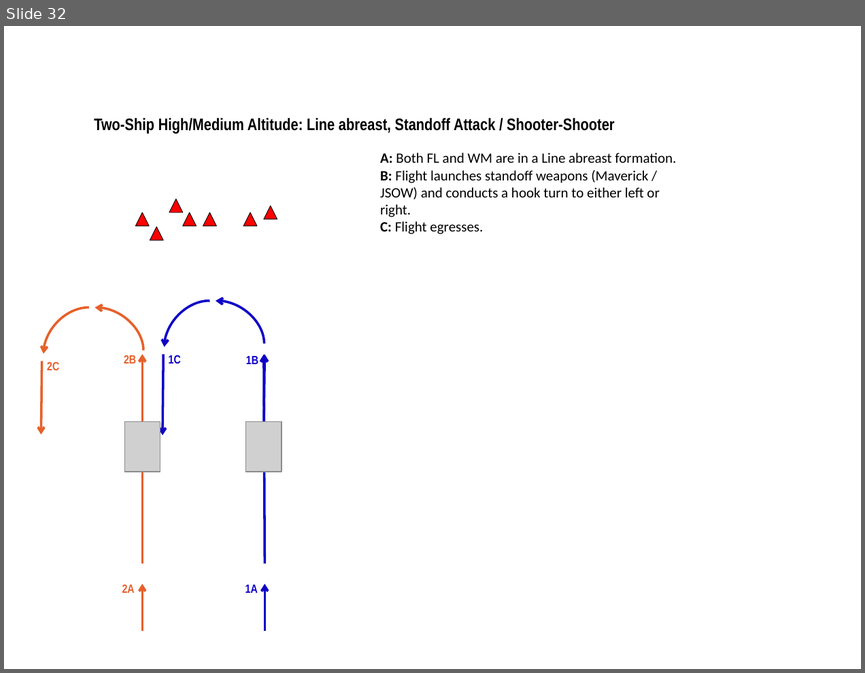
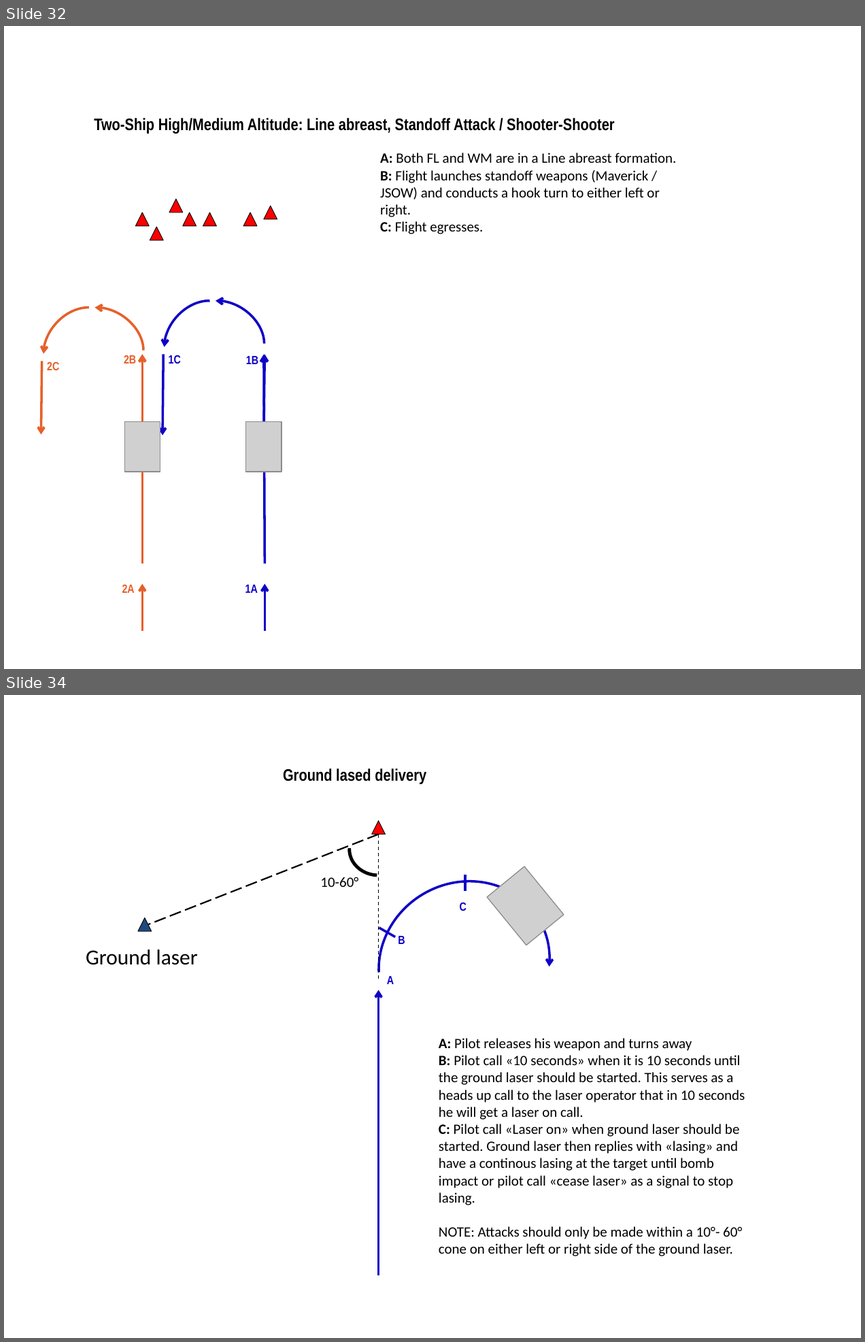
Before and after one commit to 132nd-vWing/132-TRP-388, a slide deck: Surface Attack Tactics/SAT Graphics.pptx. Shown one above the other, each under a label of ours: slide 32 before the commit, slides 32 and 34 after it; the slides between them are not shown. The pictures are 865x673 and 865x1342 pixels, drawn with LibreOffice and Linux fonts; fonts in the diff are those of the drawing; grey boxes stand for pictures; background and template pictures are left out. Boxes give left, top, right and bottom in pixels: in the first picture for what was removed or moved away, otherwise in the second. Text is boxed around its words. In the diff, an @@ line names an element or a change of style, - is before the commit and + after.

Commit message:
chg: Added ground lased graphics

```diff
--- a/Surface Attack Tactics/SAT Graphics.pptx
+++ b/Surface Attack Tactics/SAT Graphics.pptx
@@ slide 34 added at (4, 695, 861, 1338), background #FFFFFF @@
@@ text added at (283, 768, 426, 784), 14 pt, text #000000, bold @@
+Ground lased delivery
@@ line added from (379, 834) to (148, 925), #000000 1.25 pt dashed @@
@@ arc (boxed as its full ellipse) added at (348, 822, 408, 877), outline #000000 2.75 pt @@
@@ triangle added at (372, 821, 385, 834), fill #FF0000, outline #000000 0.5 pt @@
@@ line added from (379, 834) to (379, 981), #000000 0.75 pt dashed @@
@@ arc (boxed as its full ellipse) added at (348, 849, 581, 1078), outline #0F01C7 2 pt @@
@@ text added at (320, 877, 358, 887), 12 pt, text #000000 @@
+10-60°
@@ line added from (465, 890) to (465, 875), #0F01C7 2 pt @@
@@ picture added at (487, 867, 564, 946) @@
@@ triangle added at (138, 918, 152, 932), fill #1F497D, outline #000000 0.5 pt @@
@@ text added at (460, 902, 466, 911), 10 pt, text #0F01C7, bold @@
+C
@@ line added from (396, 936) to (379, 927), #0F01C7 2 pt @@
@@ text added at (398, 936, 405, 944), 10 pt, text #0F01C7, bold @@
+B
@@ text added at (86, 949, 198, 965), 18 pt, text #000000 @@
+Ground laser
@@ text added at (387, 976, 394, 984), 10 pt, text #0F01C7, bold @@
+A
@@ arrow added from (379, 1275) to (379, 989), #0F01C7 2 pt @@
@@ text added at (439, 1038, 745, 1256), 12 pt, text #000000 @@
+A: Pilot releases his weapon and turns away
+B: Pilot call «10 seconds» when it is 10 seconds until the ground laser should be started. This serves as a heads up call to the laser operator that in 10 seconds he will get a laser on call.
+C: Pilot call «Laser on» when ground laser should be started. Ground laser then replies with «lasing» and have a continous lasing at the target until bomb impact or pilot call «cease laser» as a signal to stop lasing.
+NOTE: Attacks should only be made within a 10°- 60° cone on either left or right side of the ground laser.
```
Also in this commit, not shown: 1 other slide added, 1 other file.
